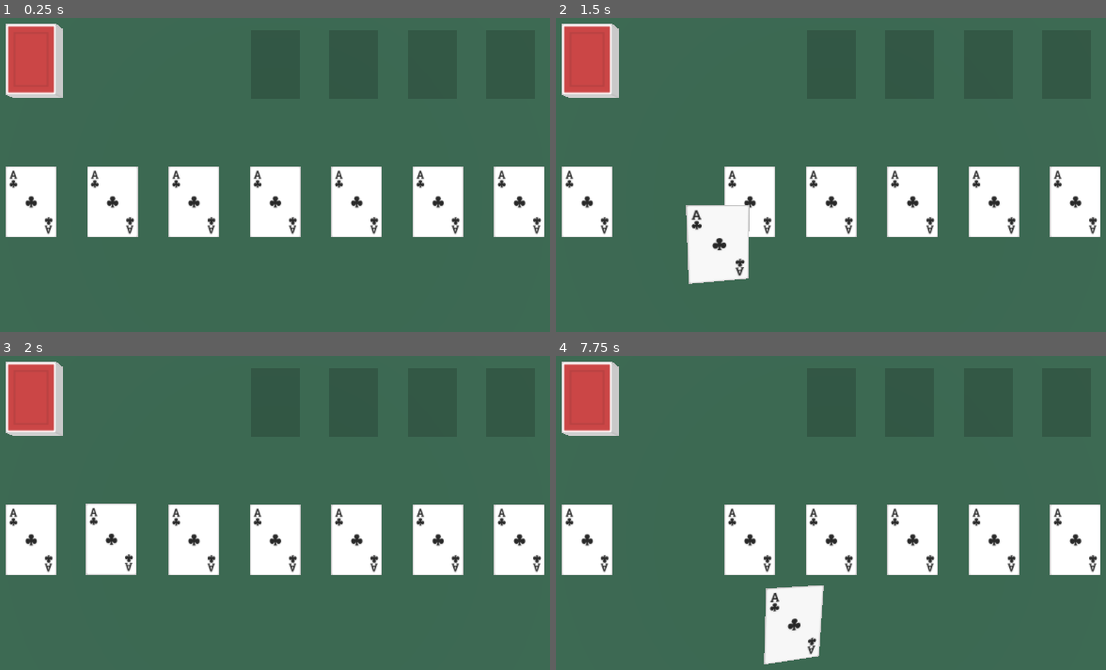
Above: before the commit, frames 1-4 (two rows, left to right).
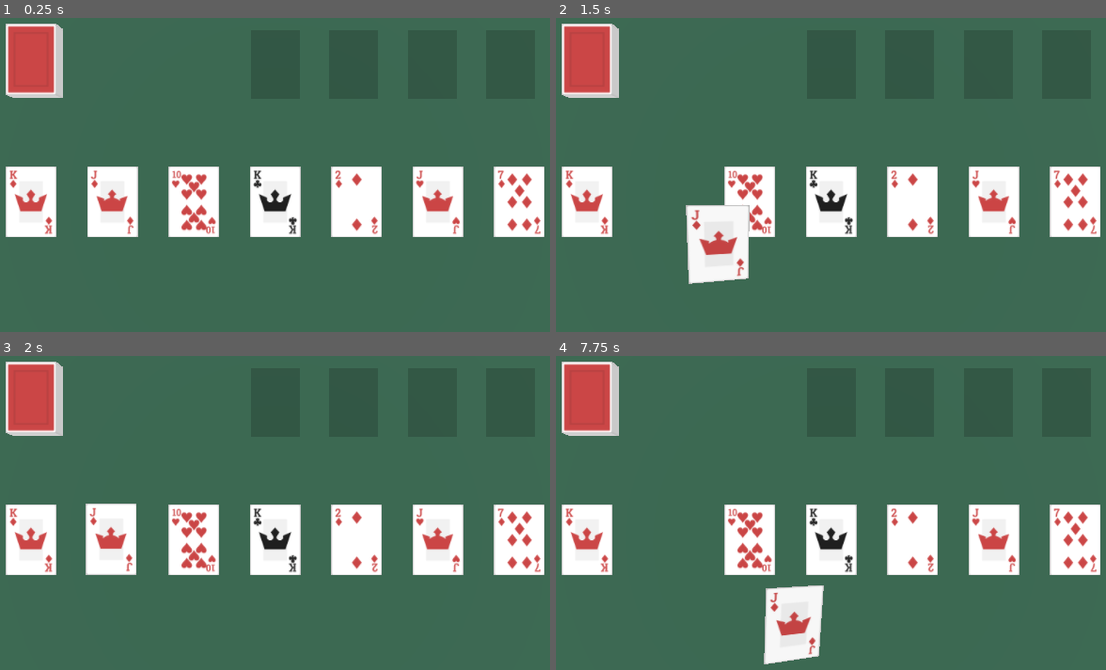
Above: after the commit, the same moments.

Repository: tdecker91/Card3D
Game: Godot game, scene res://example_solitaire/scenes/solitaire.tscn
The game is run twice, just before and just after one commit, with the same random seed, the same clock (stepped at 60 frames per second) and the same inputs. This scene is started directly instead of the project's main scene.
Inputs (mouse positions are in pixels of both pictures, inside the frame that each line leads up to):
- Up to frame 1 (0.25 s): no input
- Up to frame 2 (1.5 s): tap Enter at 0.5 s; move the mouse to (996, 181) at 0.52 s; hold Right (ui_right) 0.53-1.25 s; click (996, 181) at 0.67 s; tap Space at 1.25 s; drag from (682, 222) to (792, 284) at 1.27 s
- Up to frame 3 (2 s): no input
- Up to frame 4 (7.75 s): move the mouse to (908, 447) at 2.02 s; hold Right (ui_right) 2.03-2.75 s; tap Enter at 2.75, 4.25 s; drag from (792, 622) to (605, 475) at 2.77 s; tap Space at 3.5, 5 s; move the mouse to (1056, 604) at 3.52 s; hold Left (ui_left) 3.53-4.25 s; drag from (605, 475) to (721, 434) at 4.27 s; move the mouse to (869, 541) at 5.02 s; hold Down (ui_down) 5.03-5.75 s; click (869, 541) at 5.17 s; drag from (721, 434) to (682, 560) at 5.77 s; move the mouse to (996, 519) at 6.52 s; hold Up (ui_up) 6.53-7.25 s; drag from (682, 560) to (792, 622) at 7.27 s

The runs differ from the first frame. In frame 1, 2.9% of the frame differs, in the area x 1-99%, y 48-69%; in frame 2, 2.9%; in frame 3, 2.9%; in frame 4, 2.9%, in the area x 1-99%, y 48-95%.
Error before the commit: Invalid access to property or key '2' on a base object of type 'Dictionary'. (res://example/face_card_3d.gd:7)

Commit message:
fix solitaire example

Diff:
--- a/example_solitaire/scenes/solitaire.gd
+++ b/example_solitaire/scenes/solitaire.gd
@@ -60,7 +60,10 @@
 	var face_card_3d: FaceCard3D = scene.instantiate()
 
 	var card_data: Dictionary = card_database.get_card_data(rank, suit)
-	face_card_3d.data = card_data
+	face_card_3d.rank = card_data["rank"]
+	face_card_3d.suit = card_data["suit"]
+	face_card_3d.front_material_path = card_data["front_material_path"]
+	face_card_3d.back_material_path = card_data["back_material_path"]
 
 	return face_card_3d
 
